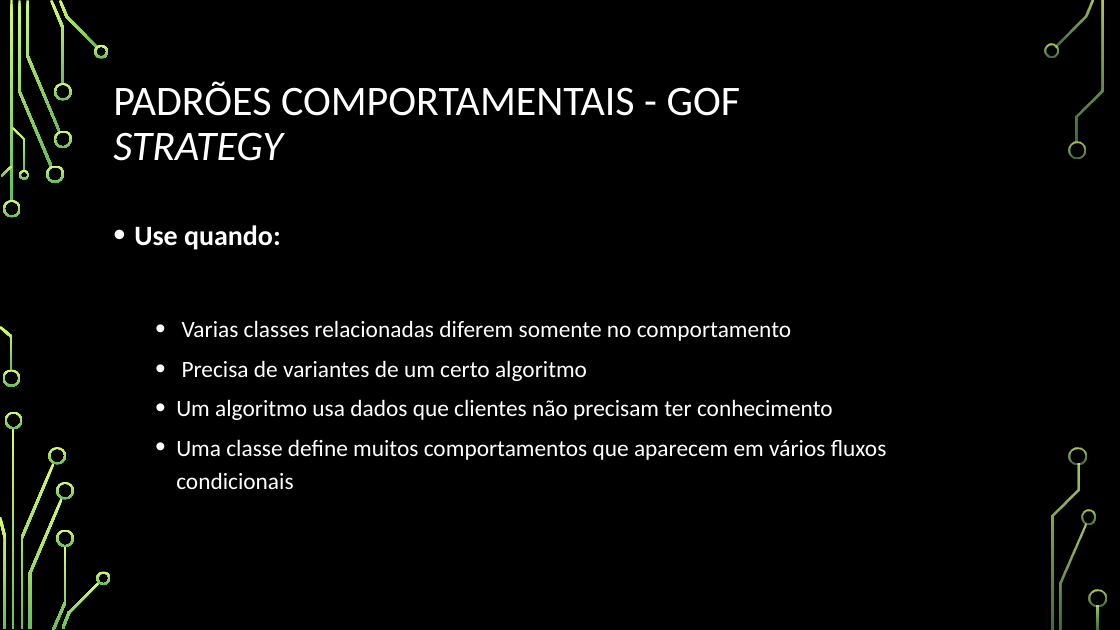
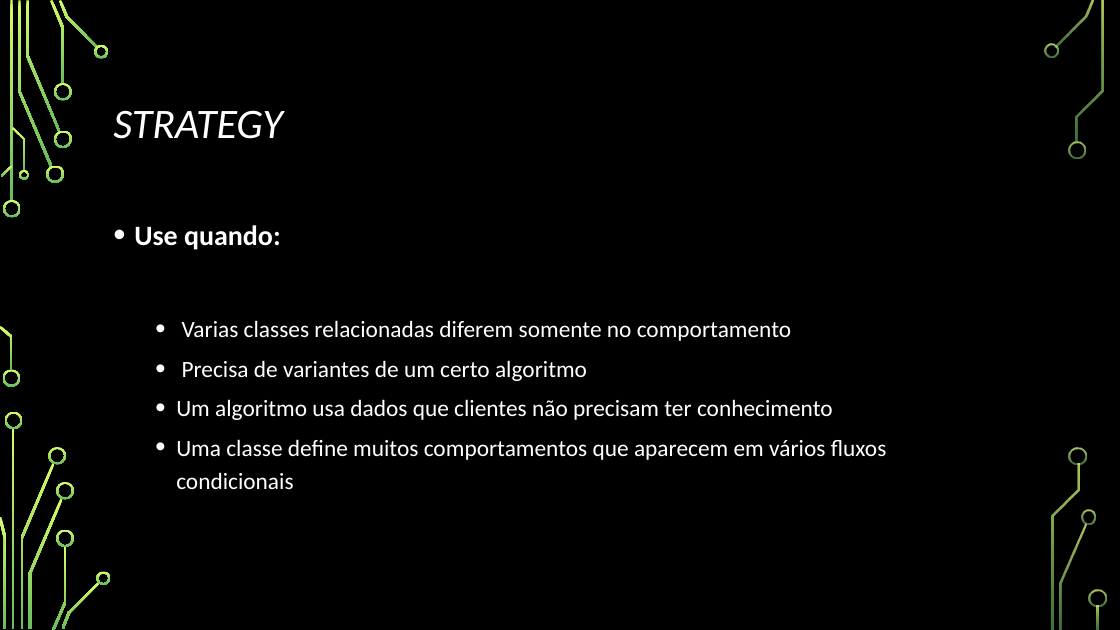
Before and after one commit to Emeson-Santos/Seminario-de-Engenharia---padroes-GoF, a slide deck: slide 47 of PADRÃO DE PROJETO (STRATEGY E INTERPRETER).PPTX (slide 42 before the commit). Drawn at 1120x630 pixels with LibreOffice and Linux fonts; fonts in the diff are those of the drawing; background and template pictures are left out. Boxes give left, top, right and bottom in pixels: in the first picture for what was removed or moved away, otherwise in the second. Text is boxed around its words. In the diff, an @@ line names an element or a change of style, - is before the commit and + after.

```diff
--- a/PADRÃO DE PROJETO (STRATEGY E INTERPRETER).PPTX
+++ b/PADRÃO DE PROJETO (STRATEGY E INTERPRETER).PPTX
@@ title at <box>113,110,283,139</box>: text changed; italic on @@
-PADRÕES COMPORTAMENTAIS - GOF
-STRATEGY
+STRATEGY
```
Also in this commit, not shown: 12 other slides changed, 6 slides added.
